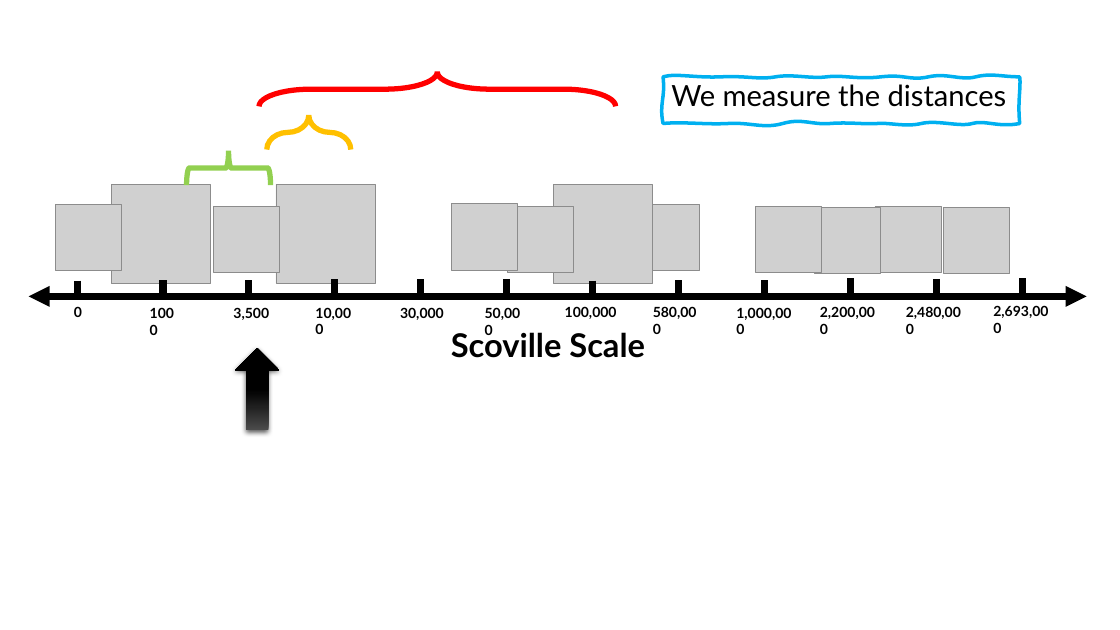
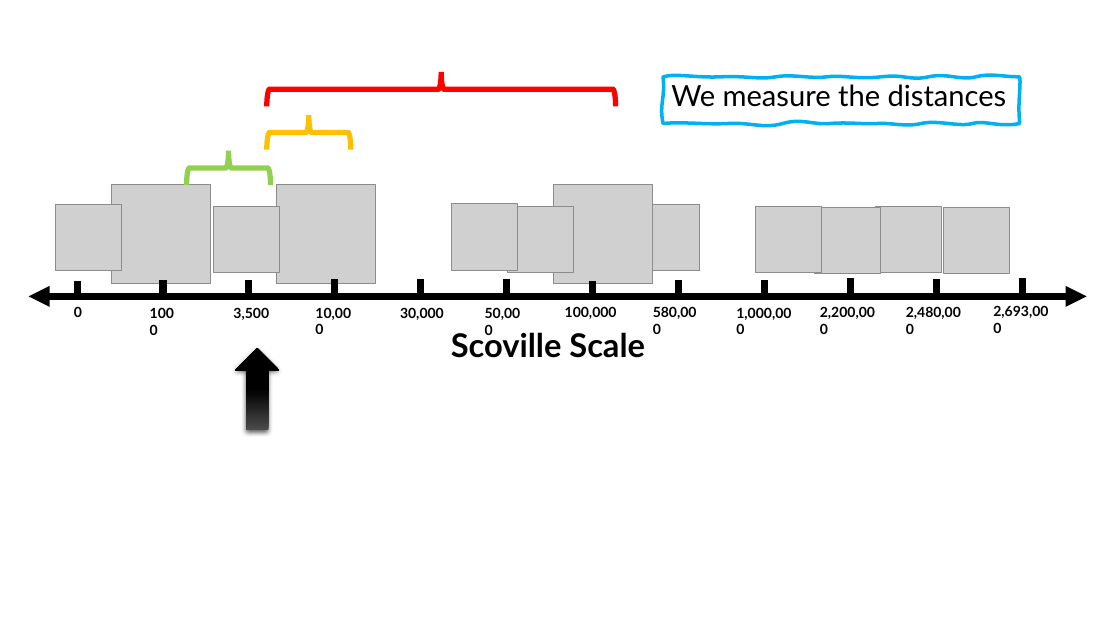
Before and after one commit to robitussin/CCADMACL, a slide deck: slide 18 of 4 - K-Means Algorithm/K-Means Clustering (new).pptx. Drawn at 1120x630 pixels with LibreOffice and Linux fonts; fonts in the diff are those of the drawing; grey boxes stand for pictures. Boxes give left, top, right and bottom in pixels: in the first picture for what was removed or moved away, otherwise in the second. Text is boxed around its words. In the diff, an @@ line names an element or a change of style, - is before the commit and + after.

```diff
--- a/4 - K-Means Algorithm/K-Means Clustering (new).pptx
+++ b/4 - K-Means Algorithm/K-Means Clustering (new).pptx
@@ right brace at [267,72,616,107]: proportions changed @@
@@ right brace: place and size @@
-right brace at [259,72,616,107]
+right brace at [267,72,616,107]
@@ right brace at [267,116,351,150]: proportions changed @@
```
Also in this commit, not shown: 19 other slides changed.
